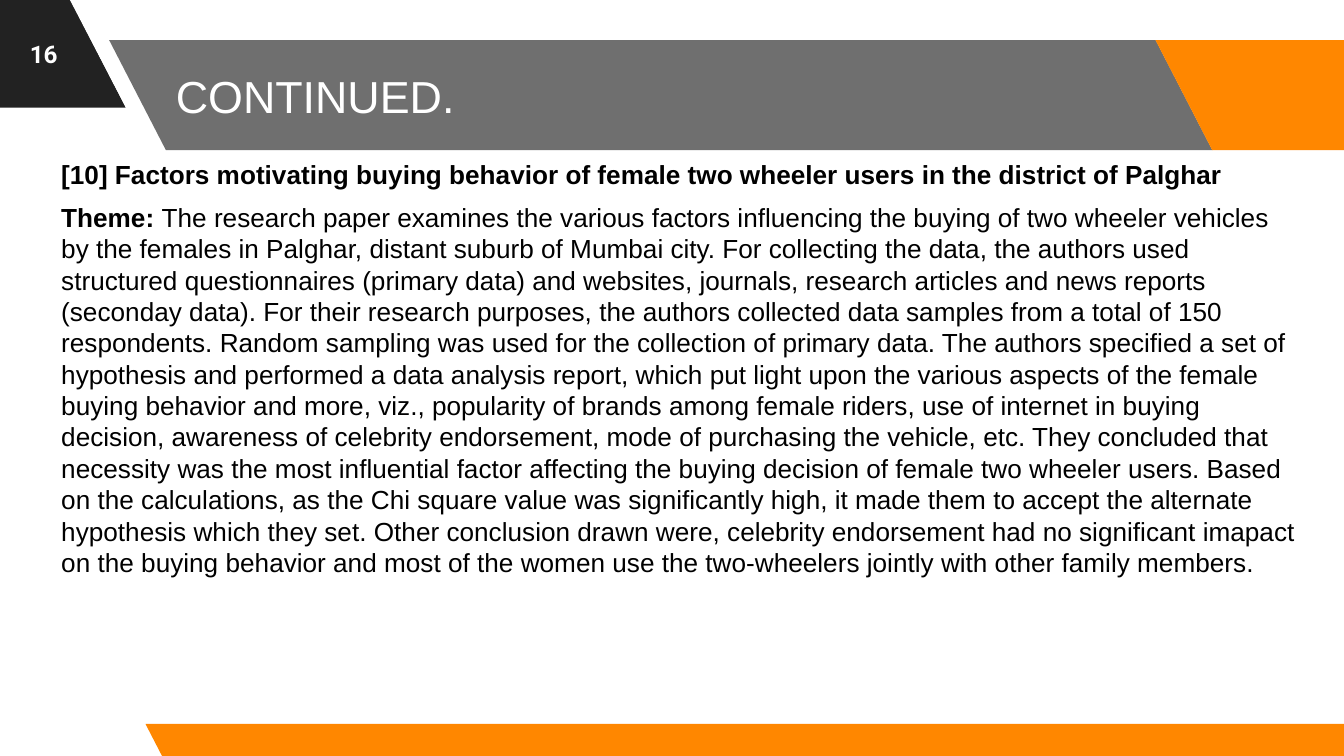
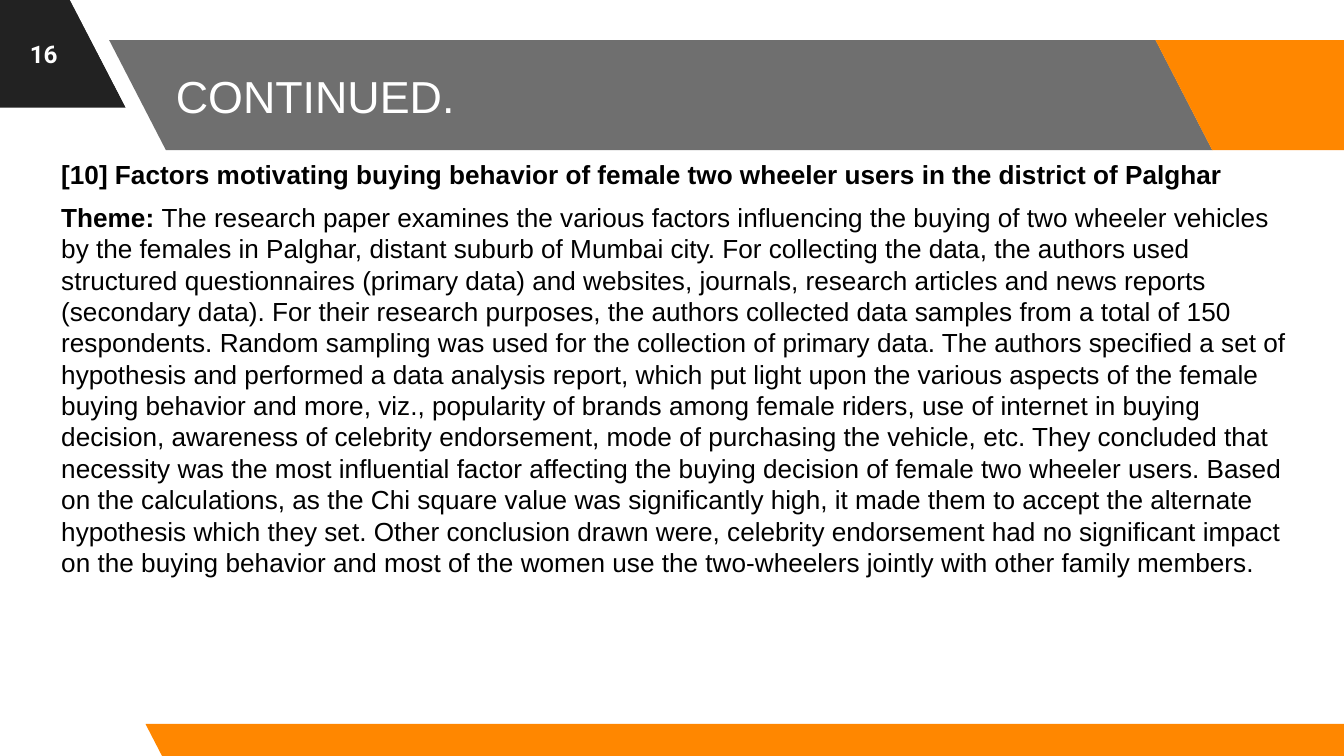
Before and after one commit to astrodestroyergithub/Divvy-Bike-Share, a slide deck: slide 16 of PPTS/19BCE1156_Tamojit_Roy_Capstone_Project_B.Tech_CSE_2019-23_Review-1.pptx. Drawn at 1344x756 pixels with LibreOffice and Linux fonts; fonts in the diff are those of the drawing; background and template pictures are left out. Boxes give left, top, right and bottom in pixels: in the first picture for what was removed or moved away, otherwise in the second. Text is boxed around its words. In the diff, an @@ line names an element or a change of style, - is before the commit and + after.

Commit message:
Spelling mistakes corrected in Review-1 PPT

```diff
--- a/PPTS/19BCE1156_Tamojit_Roy_Capstone_Project_B.Tech_CSE_2019-23_Review-1.pptx
+++ b/PPTS/19BCE1156_Tamojit_Roy_Capstone_Project_B.Tech_CSE_2019-23_Review-1.pptx
@@ text at <box>61,208,1285,578</box>: text changed @@
-Theme: The research paper examines the various factors influencing the buying of two wheeler vehicles by the females in Palghar, distant suburb of Mumbai city. For collecting the data, the authors used structured questionnaires (primary data) and websites, journals, research articles and news reports (seconday data). For their research purposes, the authors collected data samples from a total of 150 respondents. Random sampling was used for the collection of primary data. The authors specified a set of hypothesis and performed a data analysis report, which put light upon the various aspects of the female buying behavior and more, viz., popularity of brands among female riders, use of internet in buying decision, awareness of celebrity endorsement, mode of purchasing the vehicle, etc. They concluded that necessity was the most influential factor affecting the buying decision of female two wheeler users. Based on the calculations, as the Chi square value was significantly high, it made them to accept the alternate hypothesis which they set. Other conclusion drawn were, celebrity endorsement had no significant imapact on the buying behavior and most of the women use the two-wheelers jointly with other family members.
+Theme: The research paper examines the various factors influencing the buying of two wheeler vehicles by the females in Palghar, distant suburb of Mumbai city. For collecting the data, the authors used structured questionnaires (primary data) and websites, journals, research articles and news reports (secondary data). For their research purposes, the authors collected data samples from a total of 150 respondents. Random sampling was used for the collection of primary data. The authors specified a set of hypothesis and performed a data analysis report, which put light upon the various aspects of the female buying behavior and more, viz., popularity of brands among female riders, use of internet in buying decision, awareness of celebrity endorsement, mode of purchasing the vehicle, etc. They concluded that necessity was the most influential factor affecting the buying decision of female two wheeler users. Based on the calculations, as the Chi square value was significantly high, it made them to accept the alternate hypothesis which they set. Other conclusion drawn were, celebrity endorsement had no significant impact on the buying behavior and most of the women use the two-wheelers jointly with other family members.
```
Also in this commit, not shown: 9 other slides changed.
